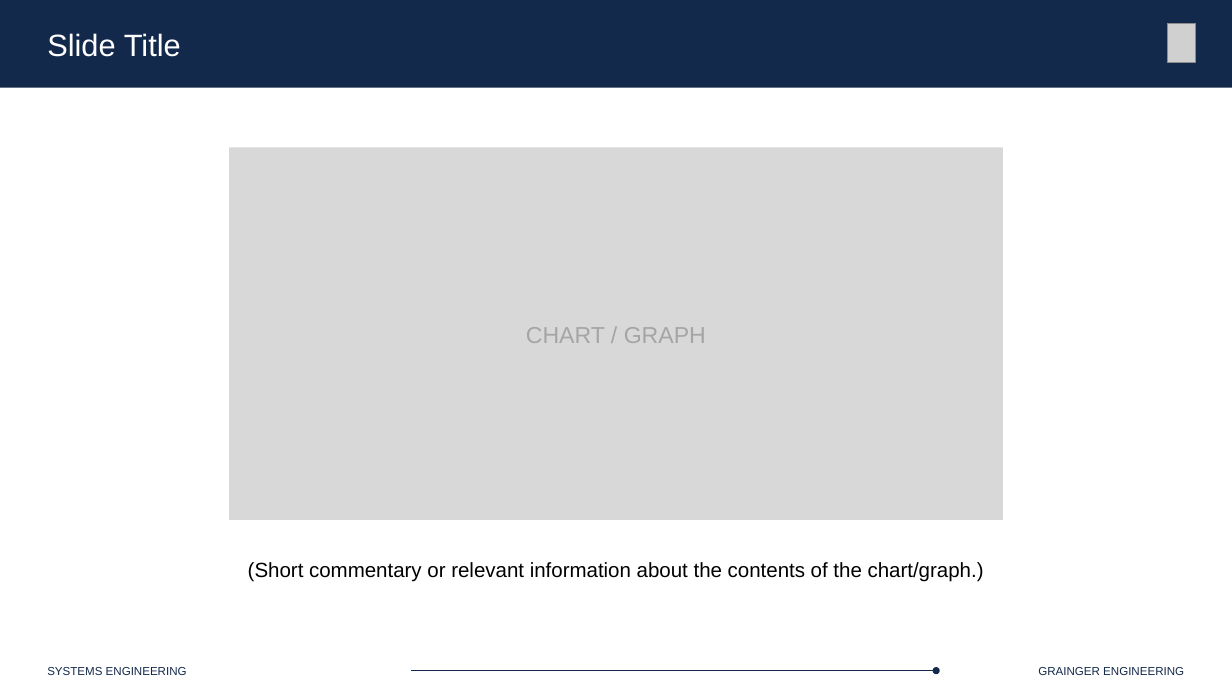
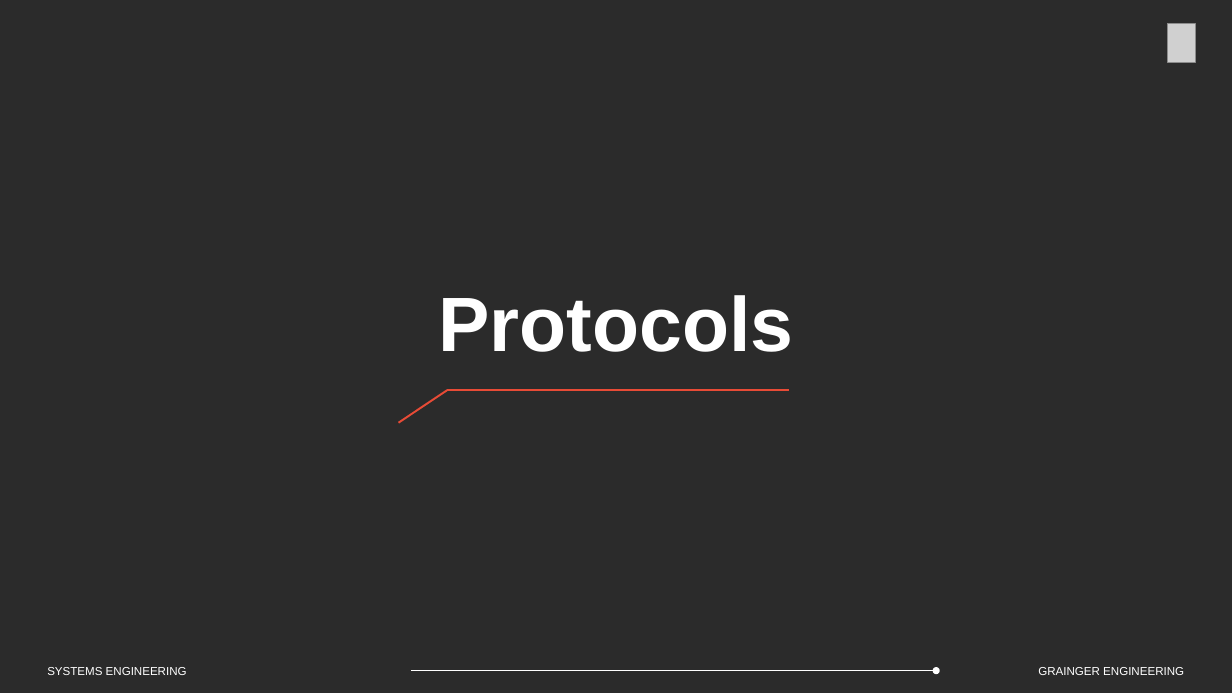
Before and after one commit to Marius-Juston/SE-423---Class-Material, a slide deck: slide 22 of Lectures/Slides/L10.pptx (slide 23 before the commit). Drawn at 1232x693 pixels with LibreOffice and Linux fonts; fonts in the diff are those of the drawing; grey boxes stand for pictures; background and template pictures are left out; a plain dark background stands for a picture behind light text. Boxes give left, top, right and bottom in pixels: in the first picture for what was removed or moved away, otherwise in the second. Text is boxed around its words. In the diff, an @@ line names an element or a change of style, - is before the commit and + after.

```diff
--- a/Lectures/Slides/L10.pptx
+++ b/Lectures/Slides/L10.pptx
@@ background #FFFFFF to picture (left out) @@
@@ rectangle removed at [0, 0, 1232, 88] @@
@@ text removed at [47, 33, 181, 57] @@
-Slide Title
@@ rectangle removed at [229, 147, 1004, 519] @@
@@ text added at [438, 295, 793, 352], 60 pt, text #FFFFFF, bold @@
+Protocols
@@ text removed at [526, 327, 706, 343] @@
-CHART / GRAPH
@@ line added from (398, 422) to (447, 390), #E84B36 1.5 pt @@
@@ line added from (447, 390) to (789, 390), #E84B36 1.5 pt @@
@@ text removed at [248, 562, 984, 582] @@
-(Short commentary or relevant information about the contents of the chart/graph.)
@@ text "SYSTEMS ENGINEERING" at [47, 667, 187, 675]: text colour #13294B to #FFFFFF @@
@@ line (933, 671) - (411, 671): stroke #13294B 0.75 pt to #FFFFFF 0.75 pt @@
@@ ellipse at [933, 667, 940, 675]: fill #13294B to #FFFFFF @@
@@ text "GRAINGER ENGINEERING" at [1038, 667, 1184, 675]: text colour #13294B to #FFFFFF @@
```
Also in this commit, not shown: 4 other slides changed, 5 slides added, 8 slides removed, 1 other file.
